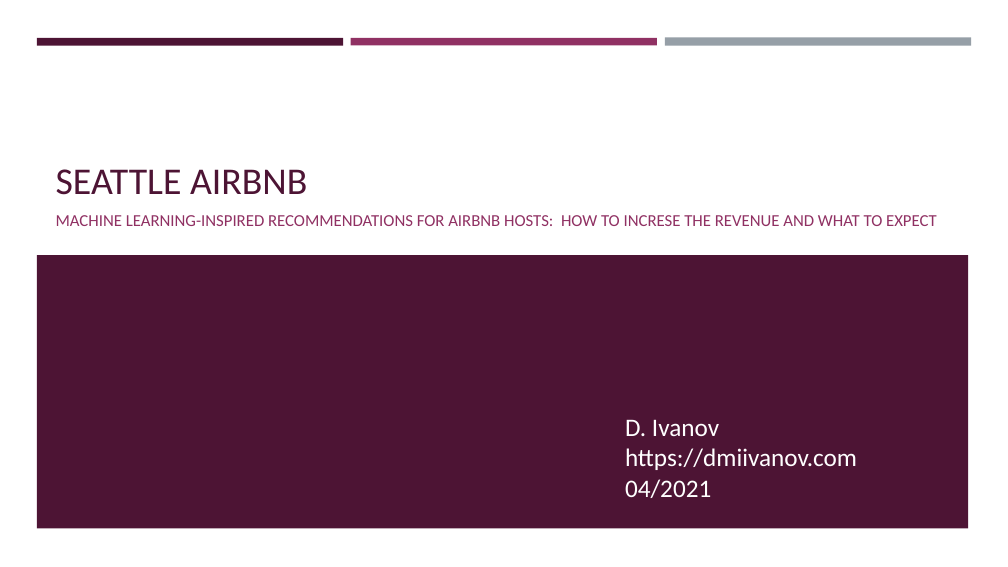
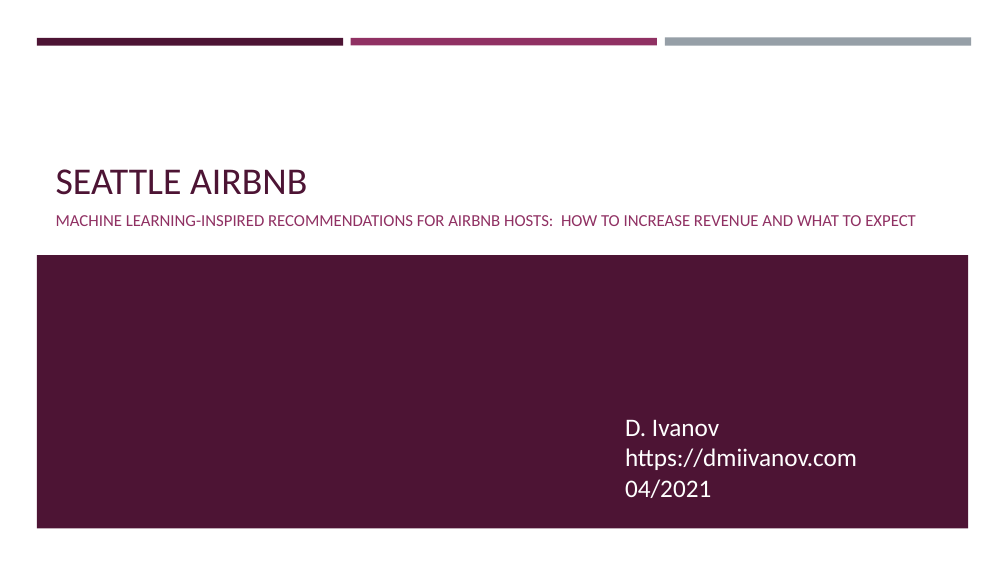
Before and after one commit to ivanovdmitri/Seattle_Airbnb_2017_DI, a slide deck: slide 1 of Seattle_Airbnb_2017_DI.pptx. Drawn at 1008x567 pixels with LibreOffice and Linux fonts; fonts in the diff are those of the drawing. Boxes give left, top, right and bottom in pixels: in the first picture for what was removed or moved away, otherwise in the second. Text is boxed around its words. In the diff, an @@ line names an element or a change of style, - is before the commit and + after.

Commit message:
Add files via upload
Fixing some typos

```diff
--- a/Seattle_Airbnb_2017_DI.pptx
+++ b/Seattle_Airbnb_2017_DI.pptx
@@ subtitle at [56, 215, 916, 226]: text changed @@
-MACHINE LEARNING-INSPIRED RECOMMENDATIONS FOR AIRBNB HOSTS: HOW TO INCRESE THE REVENUE AND WHAT TO EXPECT
+MACHINE LEARNING-INSPIRED RECOMMENDATIONS FOR AIRBNB HOSTS: HOW TO INCREASE REVENUE AND WHAT TO EXPECT
```
Also in this commit, not shown: 1 other slide changed.
